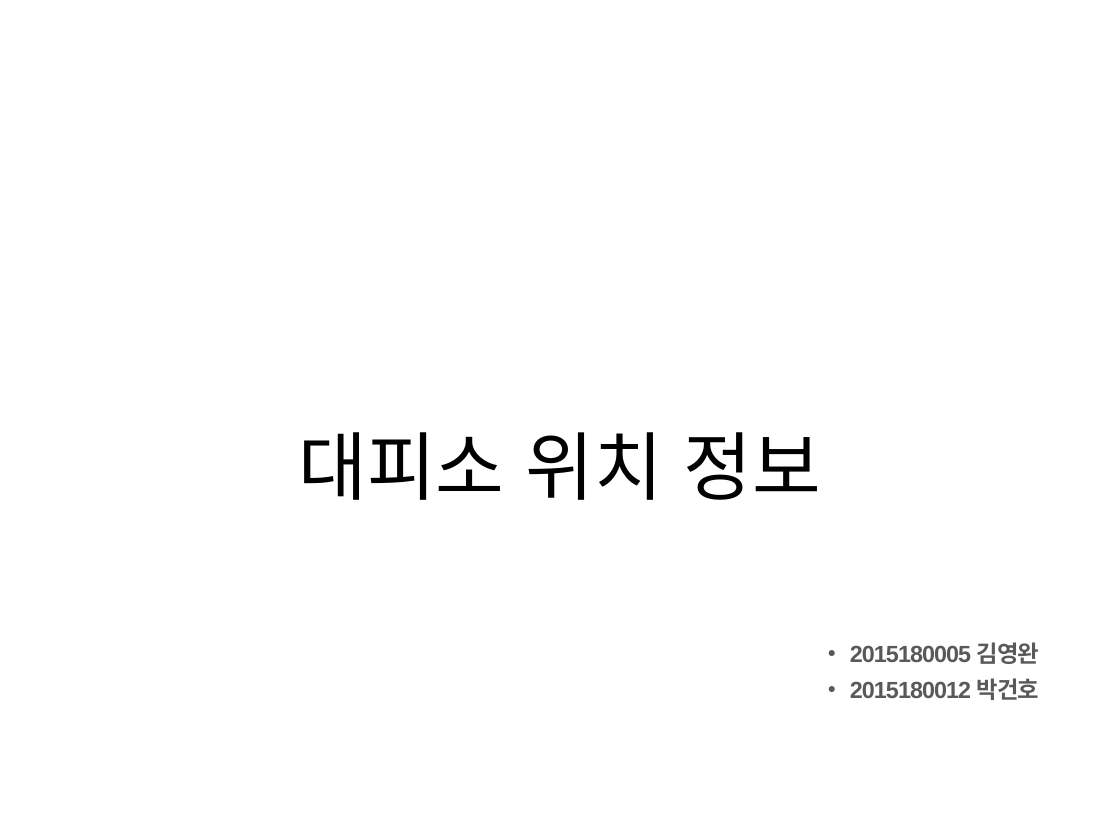
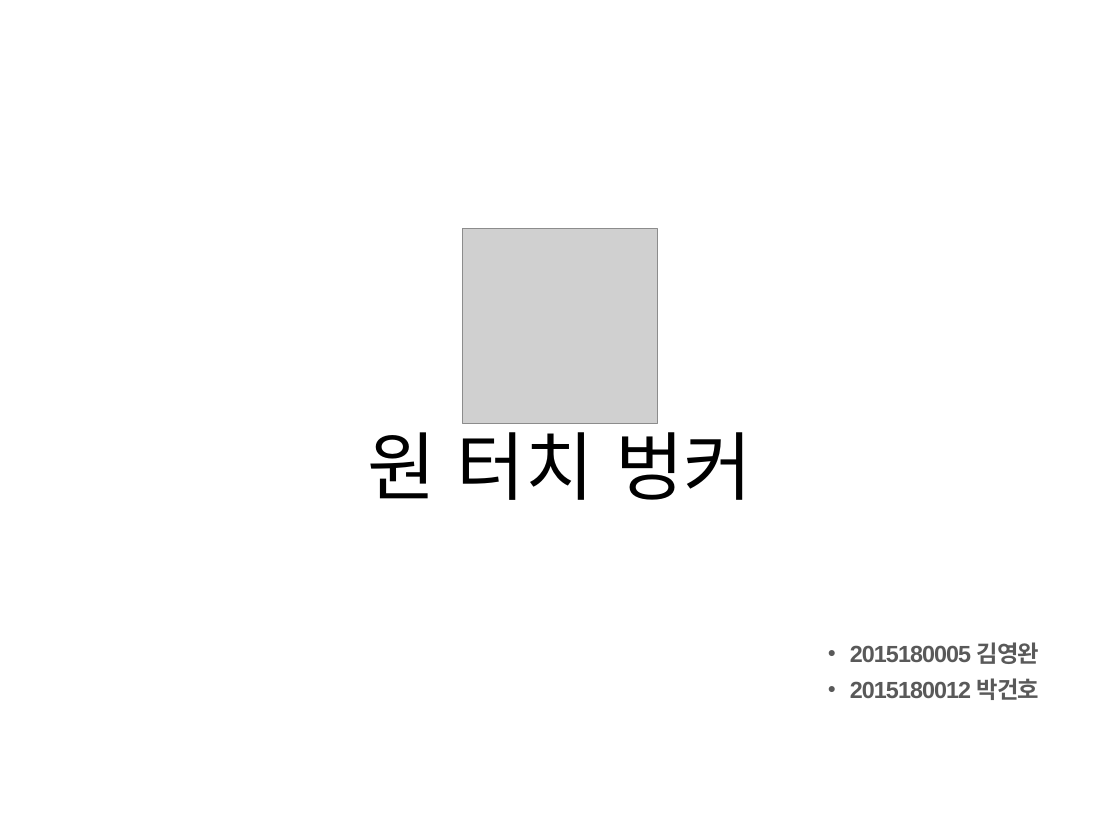
Before and after one commit to kpu2015180/scrtiptP, a slide deck: slide 1 of 기획발표.pptx. Drawn at 1120x840 pixels with LibreOffice and Linux fonts; fonts in the diff are those of the drawing; grey boxes stand for pictures; background and template pictures are left out. Boxes give left, top, right and bottom in pixels: in the first picture for what was removed or moved away, otherwise in the second. Text is boxed around its words. In the diff, an @@ line names an element or a change of style, - is before the commit and + after.

```diff
--- a/기획발표.pptx
+++ b/기획발표.pptx
@@ picture added at (463,228,657,423) @@
@@ text at (367,418,752,500): text changed @@
-대피소 위치 정보
+원 터치 벙커
```
Also in this commit, not shown: 2 other slides changed, 3 slides added, 1 slide removed.
